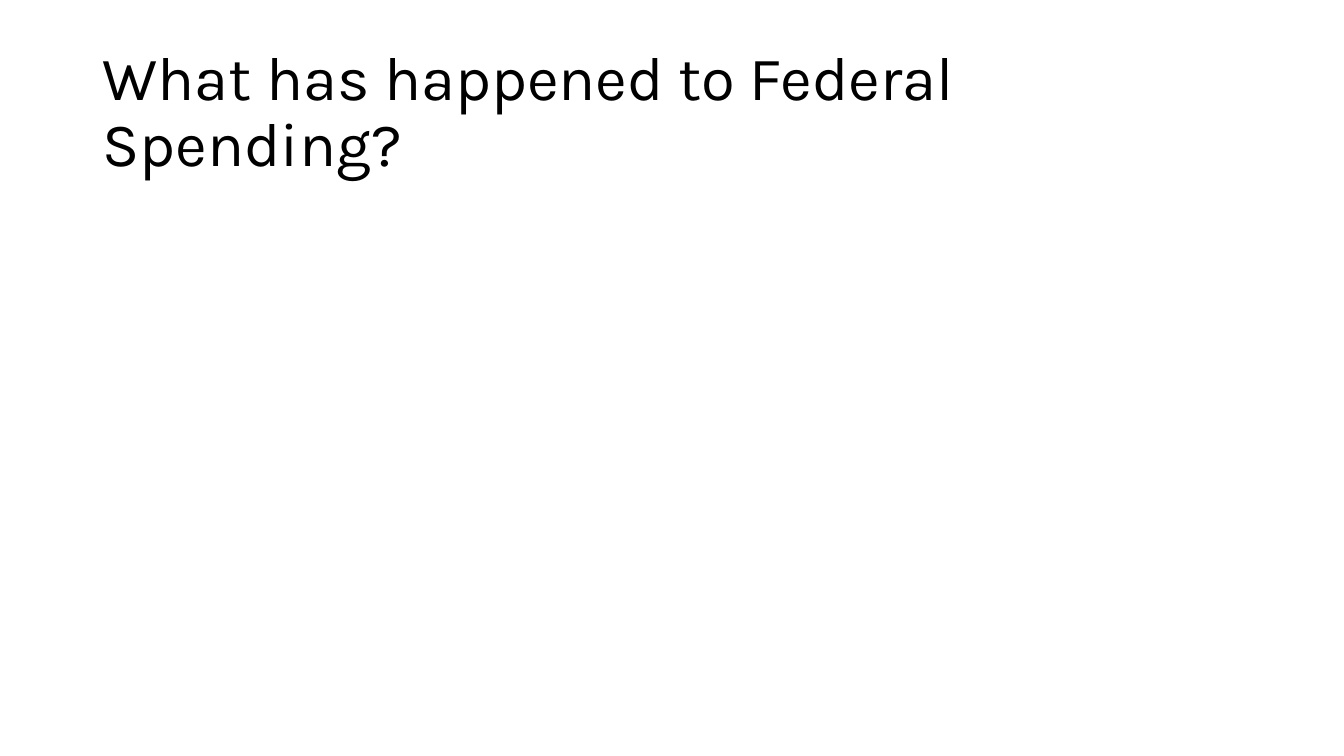
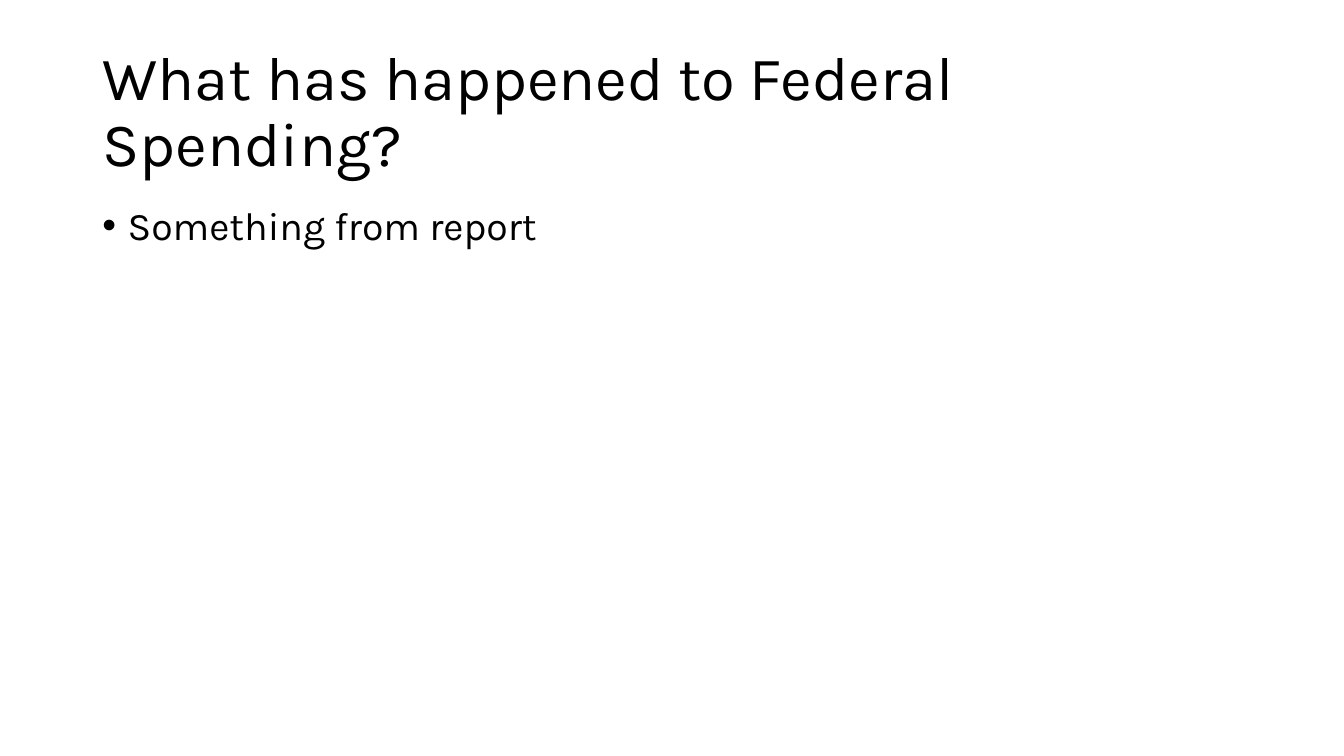
Before and after one commit to Zjub/TVHENZ, a slide deck: slide 3 of e61 Projects/Fiscal sustainability/OECD comparison/Initial external plans.pptx. Drawn at 1344x756 pixels with LibreOffice and Linux fonts; fonts in the diff are those of the drawing. Boxes give left, top, right and bottom in pixels: in the first picture for what was removed or moved away, otherwise in the second. Text is boxed around its words. In the diff, an @@ line names an element or a change of style, - is before the commit and + after.

```diff
--- a/e61 Projects/Fiscal sustainability/OECD comparison/Initial external plans.pptx
+++ b/e61 Projects/Fiscal sustainability/OECD comparison/Initial external plans.pptx
@@ text added at (128, 213, 536, 250), 28 pt, text #000000 @@
+• Something from report
```
Also in this commit, not shown: 8 other slides changed, 6 slides added, 3 slides removed.
